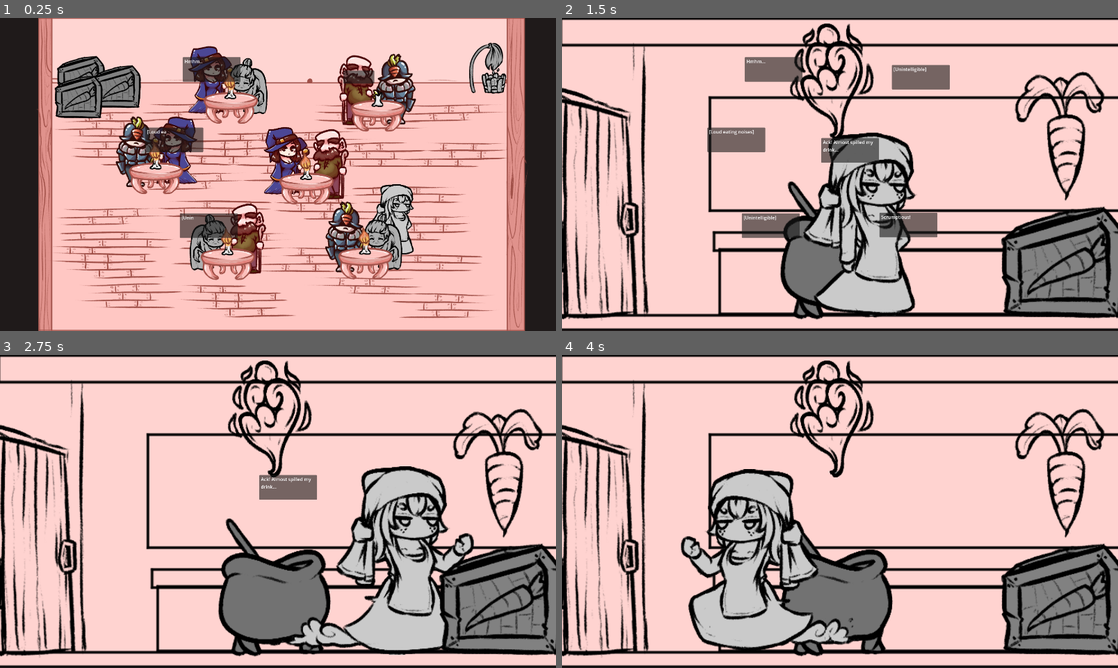
Above: before the commit, frames 1-4 (two rows, left to right).
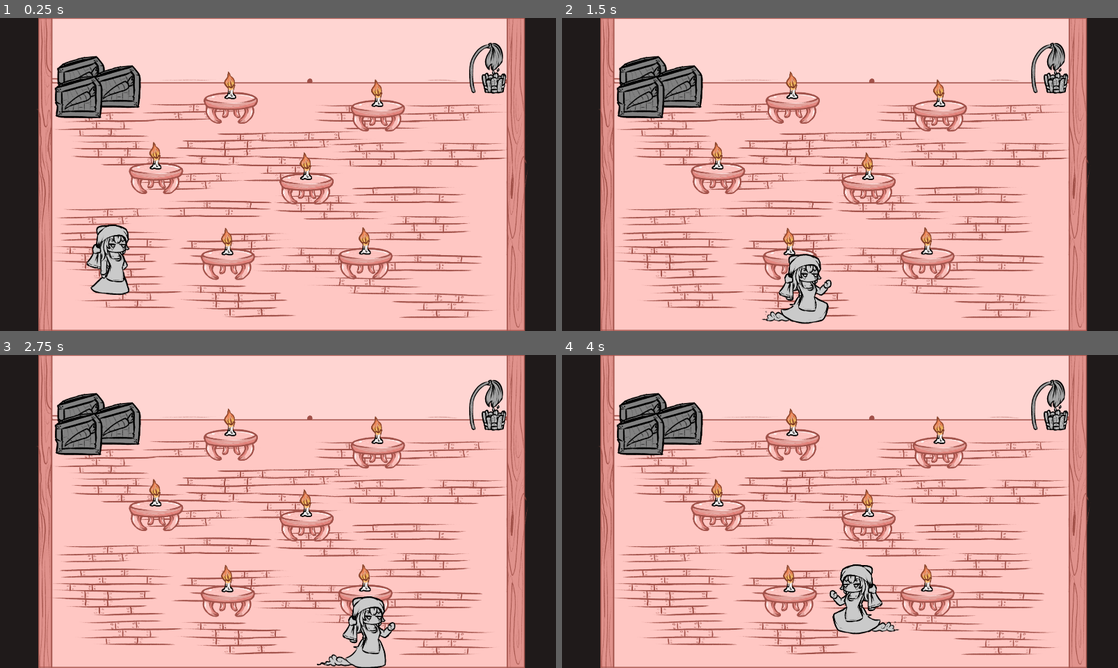
Above: after the commit, the same moments.

Repository: Zettexe/game-jam-dvd-2
Game: Godot game, scene res://test_scene.tscn
Two runs of this game, one before a commit and one after it. Both use one fixed random seed, a clock stepped at 60 frames per second and the inputs below.
Inputs:
- Up to frame 1 (0.25 s): no input
- Up to frame 2 (1.5 s): hold D (move_right) 0.53-1.28 s; tap E (interact) at 0.6, 1.35 s; hold S (move_down) from 1.28 s (still down)
- Up to frame 3 (2.75 s): release S (move_down) at 2.03 s; hold D (move_right) from 2.03 s (still down); tap E (interact) at 2.1 s
- Up to frame 4 (4 s): release D (move_right) at 2.78 s; hold W (move_up) 2.78-3.53 s; tap E (interact) at 2.85, 3.6 s; hold A (move_left) from 3.53 s (still down)

The runs differ from the first frame. In frame 1, 14% of the frame differs, in the area x 15-75%, y 8-89%; in frame 2, 57%; in frame 3, 58%, in the area x 0-100%, y 0-100%; in frame 4, 56%.
Error after the commit: Parse Error: Enum "ScriptedDialogue" has the same name as a previously declared enum. (res://Scripts/DialogueData.gd:42)

Commit message:
Auto stash before merge of "master" and "origin/master"

Diff:
--- /dev/null
+++ b/Kitchen.gd
@@ -0,0 +1,6 @@
+@tool
+extends Node2D
+
+func _ready():
+	if Engine.is_editor_hint():
+		$ParallaxBackground.offset = position
--- a/Kitchen.tscn
+++ b/Kitchen.tscn
@@ -1,9 +1,11 @@
-[gd_scene load_steps=17 format=3 uid="uid://c0iiahg3gkjv0"]
+[gd_scene load_steps=19 format=3 uid="uid://c0iiahg3gkjv0"]
 
-[ext_resource type="Texture2D" uid="uid://r8d7b1gepitj" path="res://Assets/better_layout.png" id="1_f0kdv"]
+[ext_resource type="Script" path="res://Kitchen.gd" id="1_0718a"]
 [ext_resource type="Script" path="res://Scripts/Camera.gd" id="1_j8sqa"]
 [ext_resource type="PackedScene" uid="uid://djevw1s1hmioy" path="res://Player.tscn" id="2_2qybo"]
+[ext_resource type="Texture2D" uid="uid://cx8fgbmbalwao" path="res://Assets/Restoparallax.png" id="2_gmg2o"]
 [ext_resource type="Script" path="res://Scripts/Cauldron.gd" id="3_bphy0"]
+[ext_resource type="Texture2D" uid="uid://dc58rhqqrnbsw" path="res://Assets/BgOneKitchen.png" id="3_cgnrw"]
 [ext_resource type="Texture2D" uid="uid://2p1olehqyqr5" path="res://Assets/cauldron_holder_2.png" id="3_epug8"]
 [ext_resource type="Script" path="res://Scripts/KitchenDoor.gd" id="5_ml54r"]
 [ext_resource type="Texture2D" uid="uid://djwhncmngm6dd" path="res://Assets/cauldron_progress_bar.png" id="5_wqn6w"]
@@ -25,18 +27,29 @@
 size = Vector2(43, 341)
 
 [node name="Kitchen" type="Node2D" groups=["Kitchen"]]
+script = ExtResource("1_0718a")
 
 [node name="KitchenCamera" type="Camera2D" parent="." groups=["KitchenCamera"]]
 zoom = Vector2(2.6, 2.6)
 limit_left = -370
-limit_right = 368
+limit_right = 973
 position_smoothing_enabled = true
 editor_draw_limits = true
 script = ExtResource("1_j8sqa")
 
-[node name="Background" type="Sprite2D" parent="."]
+[node name="ParallaxBackground" type="ParallaxBackground" parent="."]
+
+[node name="ParallaxLayer" type="ParallaxLayer" parent="ParallaxBackground"]
+
+[node name="Restoparallax" type="Sprite2D" parent="ParallaxBackground/ParallaxLayer"]
+position = Vector2(300, 1)
+texture = ExtResource("2_gmg2o")
+
+[node name="ParallaxLayer2" type="ParallaxLayer" parent="ParallaxBackground"]
+
+[node name="Background" type="Sprite2D" parent="ParallaxBackground/ParallaxLayer2"]
 position = Vector2(300, 0)
-texture = ExtResource("1_f0kdv")
+texture = ExtResource("3_cgnrw")
 
 [node name="Cauldron" type="Node2D" parent="."]
 position = Vector2(0, 188)
@@ -72,7 +85,7 @@
 disable_input = true
 
 [node name="RightWall" type="StaticBody2D" parent="."]
-position = Vector2(-594, 0)
+position = Vector2(161, 0)
 
 [node name="CollisionShape" type="CollisionShape2D" parent="RightWall"]
 position = Vector2(809, 0)
@@ -107,6 +120,7 @@
 [node name="ProgressCarrot" type="Sprite2D" parent="CarrotBox"]
 position = Vector2(-6, -162)
 texture = ExtResource("12_xydlk")
+region_rect = Rect2(0, 0, 122, 155)
 
 [node name="Area" type="Area2D" parent="CarrotBox"]
 collision_layer = 32784
--- a/Player.tscn
+++ b/Player.tscn
@@ -1,14 +1,16 @@
-[gd_scene load_steps=12 format=3 uid="uid://djevw1s1hmioy"]
+[gd_scene load_steps=15 format=3 uid="uid://djevw1s1hmioy"]
 
 [ext_resource type="Script" path="res://Scripts/Player.gd" id="1_w58p0"]
 [ext_resource type="Script" path="res://Scripts/CollisionTool.gd" id="3_0x28r"]
 [ext_resource type="Texture2D" uid="uid://cxsbk8sud4gvw" path="res://Assets/mcidle1.png" id="3_lsceu"]
 [ext_resource type="Texture2D" uid="uid://jlnkbidgrc3h" path="res://Assets/mcrun1.png" id="4_cqqm8"]
 [ext_resource type="Texture2D" uid="uid://p3grkckngccg" path="res://Assets/mcmopidle1.png" id="4_vfwr5"]
-[ext_resource type="Texture2D" uid="uid://sbmq662f3686" path="res://Assets/boxplaceholderone.png" id="5_b13w5"]
 [ext_resource type="Texture2D" uid="uid://cjfy83vjuxdbe" path="res://Assets/mcrun2.png" id="5_fe6s8"]
 [ext_resource type="Texture2D" uid="uid://cvj7ybi8potv1" path="res://Assets/mcmoprun1.png" id="5_h4dd1"]
 [ext_resource type="Texture2D" uid="uid://bv5pkuav3v7j" path="res://Assets/mcmoprun2.png" id="6_cnxbu"]
+[ext_resource type="Texture2D" uid="uid://bm8vqg4rbocx0" path="res://Assets/headcrateidle.png" id="9_qr0nt"]
+[ext_resource type="Texture2D" uid="uid://b0ew80avj511s" path="res://Assets/headcrate_one.png" id="10_22bpf"]
+[ext_resource type="Texture2D" uid="uid://cyf4368vl7fdk" path="res://Assets/headcrate_run_2.png" id="11_bihvh"]
 
 [sub_resource type="SpriteFrames" id="SpriteFrames_1k0t1"]
 animations = [{
@@ -32,6 +34,20 @@
 }, {
 "duration": 1.0,
 "texture": ExtResource("6_cnxbu")
+}],
+"loop": true,
+"name": &"default",
+"speed": 4.0
+}]
+
+[sub_resource type="SpriteFrames" id="SpriteFrames_dau0j"]
+animations = [{
+"frames": [{
+"duration": 1.0,
+"texture": ExtResource("10_22bpf")
+}, {
+"duration": 1.0,
+"texture": ExtResource("11_bihvh")
 }],
 "loop": true,
 "name": &"default",
@@ -83,10 +99,16 @@
 sprite_frames = SubResource("SpriteFrames_kckor")
 frame_progress = 0.921438
 
-[node name="Crate" type="Sprite2D" parent="Sprites"]
-visible = false
-position = Vector2(0, -240)
-texture = ExtResource("5_b13w5")
+[node name="Crate" type="Node2D" parent="Sprites"]
+
+[node name="IdleSprite" type="Sprite2D" parent="Sprites/Crate"]
+position = Vector2(-7, -162)
+texture = ExtResource("9_qr0nt")
+
+[node name="RunSprite" type="AnimatedSprite2D" parent="Sprites/Crate"]
+position = Vector2(-20, -160)
+sprite_frames = SubResource("SpriteFrames_dau0j")
+frame_progress = 0.791885
 
 [connection signal="area_entered" from="CollisionShape/Area" to="." method="_on_interactable_area_entered"]
 [connection signal="area_exited" from="CollisionShape/Area" to="." method="_on_interactable_area_exited"]
--- a/Scripts/Cauldron.gd
+++ b/Scripts/Cauldron.gd
@@ -20,8 +20,6 @@
 func _process(delta):
 	progress += delta * 2
 
-	print(progress / origin_rect.position.y * 100)
-
 	progress_bar.region_rect.position.y = origin_rect.position.y - progress
 	progress_bar.region_rect.size.y = origin_rect.size.y + progress
 	progress_bar.position.y = origin_pos_y + origin_rect.position.y / 2 - progress / 2
--- a/Scripts/DialogueData.gd
+++ b/Scripts/DialogueData.gd
@@ -25,6 +25,21 @@
 ]
 
 enum ScriptedDialogue { NONE, INTRO, BATKNIFE1, BAKERY1 }
+const DARKNESS_CHATTER = [
+	"Hey! Who turned out the lights?",
+	"Why is it so dark all of a sudden...",
+    "This is surreal... from light to nothingness.",
+    "This darkness feels oppressive, like it's invading my soul.",
+    "How can it be this dark, I can't even see my hand?",
+    "What happened? It's suddenly pitch black!",
+    "Can anyone see? It feels like we've been swallowed by darkness.",
+    "So strange, from light to darkness just like that.",
+    "I wasn't ready for this sudden plunge into night.",
+    "We need light fast; it's too dark to see.",
+    "Let's stay calm and figure out this sudden darkness."
+]
+
+enum ScriptedDialogue { NONE, SCRIPTED_DIALOGUE_NAME, SCRIPTED_DIALOGUE_2_NAME }
 
 const SCRIPTED_DIALOGUE = {
 	ScriptedDialogue.INTRO: [
--- a/Scripts/NPC.gd
+++ b/Scripts/NPC.gd
@@ -2,6 +2,7 @@
 extends StaticBody2D
 
 signal dialogue_ready
+signal light_returned
 
 @export var npc_name: String
 @export var npc_content: String
@@ -36,6 +37,7 @@
 
 var is_chattering = false
 var scripted_waiting = false
+var has_light = true
 
 func _ready():
 	sprite_node.position = sprite_position
--- a/Scripts/Player.gd
+++ b/Scripts/Player.gd
@@ -20,10 +20,13 @@
 	set(new_value):
 		if not has_mopping_powerup:
 			has_crate_powerup = new_value
-			crate_sprite.visible = new_value
+			crate_sprites.visible = new_value
+			normal_sprites.visible = !new_value
 
 @onready var sprites = $Sprites
-@onready var crate_sprite = $Sprites/Crate
+@onready var crate_sprites = $Sprites/Crate
+@onready var crate_idle_sprite = $Sprites/Crate/IdleSprite
+@onready var crate_run_sprite = $Sprites/Crate/RunSprite
 @onready var normal_sprites = $Sprites/Normal
 @onready var idle_sprite = $Sprites/Normal/IdleSprite
 @onready var run_sprite = $Sprites/Normal/RunSprite
@@ -32,11 +35,12 @@
 @onready var mop_run_sprite = $Sprites/Mop/RunSprite
 
 func _ready():
-	crate_sprite.visible = has_crate_powerup
+	crate_sprites.visible = has_crate_powerup
 	mop_sprites.visible = has_mopping_powerup
-	normal_sprites.visible = !has_mopping_powerup
+	normal_sprites.visible = not has_mopping_powerup and not has_crate_powerup
 	run_sprite.play()
 	mop_run_sprite.play()
+	crate_run_sprite.play()
 	if disable_input:
 		disable_interaction()
 
@@ -81,6 +85,8 @@
 		run_sprite.visible = true
 		mop_idle_sprite.visible = false
 		mop_run_sprite.visible = true
+		crate_idle_sprite.visible = false
+		crate_run_sprite.visible = true
 		velocity = direction * velocity_modifier * SPEED
 	else:
 		idle_sprite.visible = true
--- a/Scripts/ScriptedDialogue.gd
+++ b/Scripts/ScriptedDialogue.gd
@@ -31,6 +31,8 @@
 
 	for npc in DialogueData.SCRIPTED_DIALOGUE[scripted_dialogue]:
 		var npc_node = get_character(npc.character)
+		if not npc_node.has_light:
+			await npc_node.light_returned
 		if npc_node.is_chattering:
 			await npc_node.dialogue_ready
 		var current_dialogue_node = FLOATING_DIALOGUE_REFERENCE.instantiate()
--- a/Scripts/Table.gd
+++ b/Scripts/Table.gd
@@ -10,10 +10,14 @@
 @onready var candle = $Candle
 
 var npcs = []
-var candle_lit = false:
+var candle_lit = true:
 	set(value):
 		candle_lit = value
 		candle.frame = int(value)
+		for npc in npcs:
+			npc.has_light = value
+			if value:
+				npc.emit_signal("light_returned")
 
 func _interact():
 	candle_lit = true
@@ -37,7 +41,7 @@
 
 	var is_busy = false
 	for npc in npcs:
-		if npc.is_chattering or npc.scripted_waiting:
+		if npc.is_chattering or (npc.scripted_waiting and candle_lit):
 			is_busy = true
 			return
 
@@ -47,7 +51,13 @@
 		var dialogue_node = FLOATING_DIALOGUE_REFERENCE.instantiate()
 		dialogue_node.position = position
 		canvas_layer.add_child(dialogue_node)
-		var dialogue_content = DialogueData.CHATTER[randi() % DialogueData.CHATTER.size()]
+		var dialogue_content
+		print(candle_lit)
+		if candle_lit:
+			dialogue_content = DialogueData.CHATTER[randi() % DialogueData.CHATTER.size()]
+		else:
+			dialogue_content = DialogueData.DARKNESS_CHATTER[randi() % DialogueData.DARKNESS_CHATTER.size()]
+		print(dialogue_content)
 		var selected_npc = npcs[randi() % npcs.size()]
 		dialogue_node.show_dialogue(dialogue_content, selected_npc.dialogue_size, selected_npc.get_screen_transform().origin + selected_npc.dialogue_offset)
 		await dialogue_node.done
--- a/test_scene.tscn
+++ b/test_scene.tscn
@@ -17,6 +17,7 @@
 [ext_resource type="Texture2D" uid="uid://dduc7iv2corm4" path="res://Assets/boxplaceholder2.png" id="12_lequn"]
 [ext_resource type="Texture2D" uid="uid://d3keyrxend7m1" path="res://Assets/quick_bg.png" id="16_g7fro"]
 [ext_resource type="PackedScene" uid="uid://c0iiahg3gkjv0" path="res://Kitchen.tscn" id="17_v6k0s"]
+[ext_resource type="AudioStream" uid="uid://d1sf7cq44378s" path="res://Assets/tavern.ogg" id="18_p6n04"]
 
 [sub_resource type="GDScript" id="GDScript_30r57"]
 script/source = "extends StaticBody2D
@@ -39,8 +40,8 @@
 
 [sub_resource type="WorldBoundaryShape2D" id="WorldBoundaryShape2D_axchr"]
 
-[sub_resource type="RectangleShape2D" id="RectangleShape2D_02jr0"]
-size = Vector2(137.156, 648.771)
+[sub_resource type="RectangleShape2D" id="RectangleShape2D_0fvpw"]
+size = Vector2(835.565, 45.7187)
 
 [sub_resource type="RectangleShape2D" id="RectangleShape2D_s5htm"]
 size = Vector2(137, 207)
@@ -53,7 +54,7 @@
 scripted_dialogue = 1
 
 [node name="Player" parent="." instance=ExtResource("2_xitt2")]
-position = Vector2(402, 298)
+position = Vector2(-571, 404)
 collision_layer = 32769
 collision_mask = 32769
 slide_on_ceiling = false
@@ -240,8 +241,9 @@
 scale = Vector2(2.29665, 2.29665)
 collision_layer = 17
 
-[node name="BottomWall" type="CollisionShape2D" parent="Background/Walls"]
-position = Vector2(0, 200)
+[node name="RightWall" type="CollisionShape2D" parent="Background/Walls"]
+position = Vector2(330, -44)
+rotation = -1.5708
 shape = SubResource("WorldBoundaryShape2D_xec66")
 
 [node name="LeftWall" type="CollisionShape2D" parent="Background/Walls"]
@@ -254,9 +256,9 @@
 rotation = 3.14159
 shape = SubResource("WorldBoundaryShape2D_axchr")
 
-[node name="RightWall" type="CollisionShape2D" parent="Background/Walls"]
-position = Vector2(398.557, -48.7898)
-shape = SubResource("RectangleShape2D_02jr0")
+[node name="BottomWall" type="CollisionShape2D" parent="Background/Walls"]
+position = Vector2(-14.2177, 223.128)
+shape = SubResource("RectangleShape2D_0fvpw")
 
 [node name="KitchenEntrance" type="Node2D" parent="."]
 position = Vector2(766, 276)
@@ -271,7 +273,7 @@
 shape = SubResource("RectangleShape2D_s5htm")
 
 [node name="Kitchen" parent="." instance=ExtResource("17_v6k0s")]
-position = Vector2(1422, 330)
+position = Vector2(-300, 877)
 
 [node name="CanvasLayer" type="CanvasLayer" parent="." groups=["CanvasLayer"]]
 
@@ -352,5 +354,9 @@
 scroll_following = true
 visible_characters_behavior = 2
 
+[node name="AudioStreamPlayer2D" type="AudioStreamPlayer2D" parent="."]
+stream = ExtResource("18_p6n04")
+autoplay = true
+
 [connection signal="body_entered" from="CarrotCrate/Area" to="CarrotCrate" method="_on_area_player_entered"]
 [connection signal="body_exited" from="CarrotCrate/Area" to="CarrotCrate" method="_on_area_body_exited"]
Binary file added: Assets/BgOneKitchen.png
Not shown, added: Assets/BgOneKitchen.png.import
Binary file added: Assets/Restoparallax.png
Not shown, added: Assets/Restoparallax.png.import
Binary file added: Assets/bucketchan.png
Not shown, added: Assets/bucketchan.png.import
Binary file added: Assets/cutting_board.png
Not shown, added: Assets/cutting_board.png.import
Binary file added: Assets/f1.png
Not shown, added: Assets/f1.png.import
Binary file added: Assets/f2.png
Not shown, added: Assets/f2.png.import
(and 25 more such lines)
